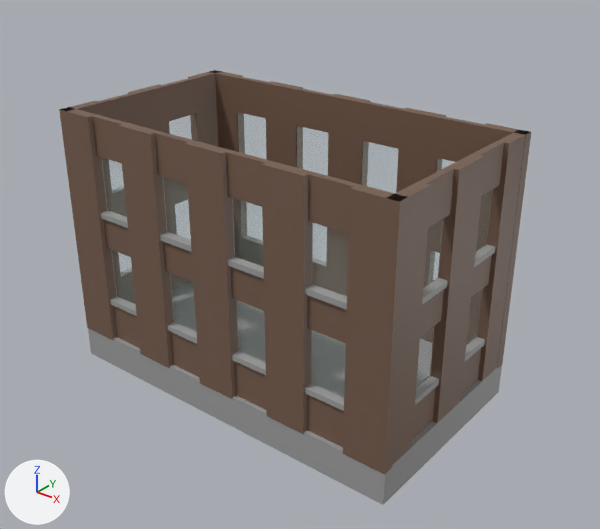
The Blender file data/Assets/Meshes/Parts/Building 1.blend: old version first, new version second.
Rendered twice from a camera (50 mm lens) standing at (27.1, -33.9, 25.9) and looking at (1.0, -1.3, 5.6). Arrows for +X, +Y and +Z are at lower left; the lights stay in place.
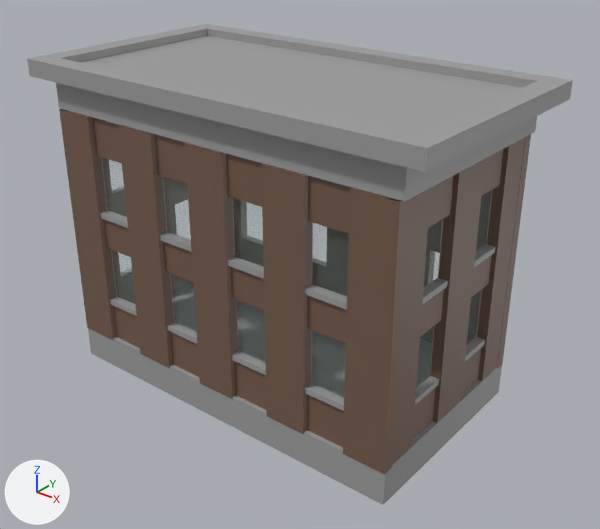
The change, as a diff of the scene's bpy script:
```diff
--- a/data/Assets/Meshes/Parts/Building 1.blend.py
+++ b/data/Assets/Meshes/Parts/Building 1.blend.py
@@ ob_cube @@
 ob_cube.scale = (10.5, 5.99, 0.424)
-ob_cube.hide_set(True)
```

Changed parts and their boxes (x1, y1, x2, y2) in the pictures (600 x 529 px):
'Cube', shown: after (27, 24, 573, 202)
'Cube.002', unchanged, covered by the edit: before (209, 70, 531, 369); after (497, 134, 531, 369)
'Cube.004', unchanged, covered by the edit: before (60, 71, 221, 147)
